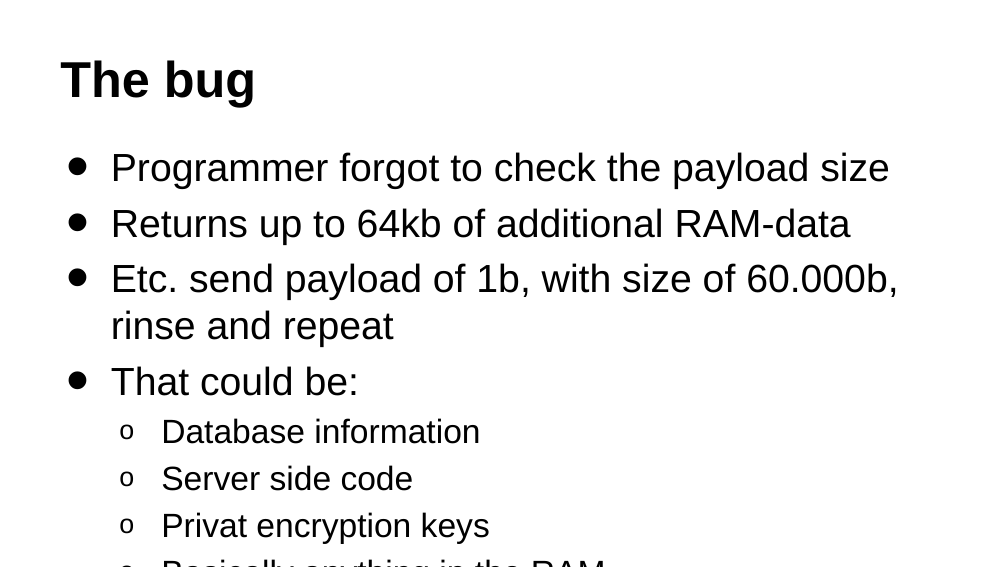
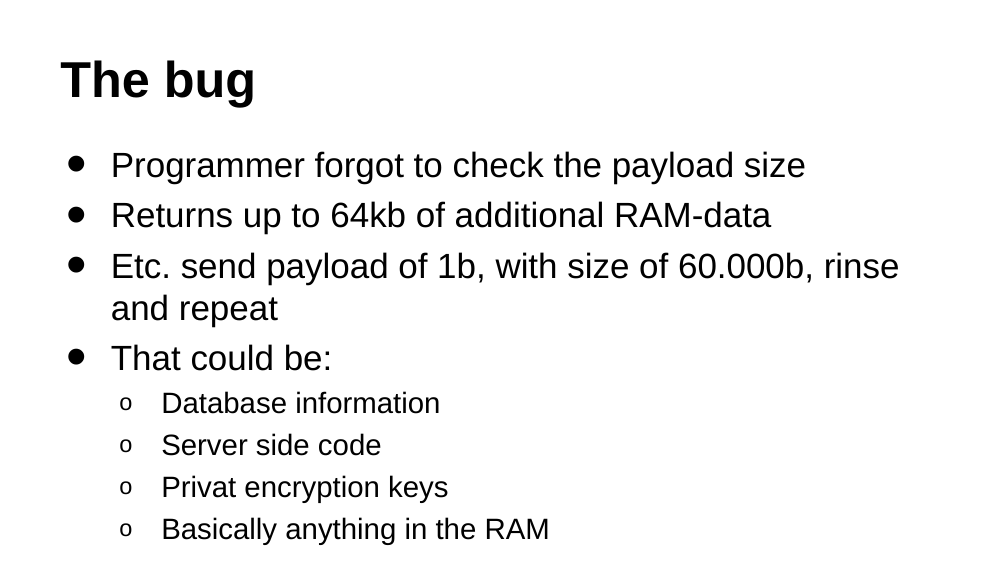
Before and after one commit to madskonradsen/heartbleed-presentation, a slide deck: slide 6 of Heartbleed.pptx. Drawn at 1008x567 pixels with LibreOffice and Linux fonts; fonts in the diff are those of the drawing. Boxes give left, top, right and bottom in pixels: in the first picture for what was removed or moved away, otherwise in the second. Text is boxed around its words. In the diff, an @@ line names an element or a change of style, - is before the commit and + after.

```diff
--- a/Heartbleed.pptx
+++ b/Heartbleed.pptx
@@ text "Programmer forgot to check the ..." at (111, 151, 900, 545): size 28 to 25 pt in "Programmer forgot to check the payload size", "Returns up to 64kb of additional RAM-data", "Etc. send payload of 1b, with size ...", "That could be:"; size 24 to 21 pt in "Database information", "Server side code", "Privat encryption keys", "Basically anything in the RAM" @@
```
Also in this commit, not shown: 1 other slide changed, 1 other file.
